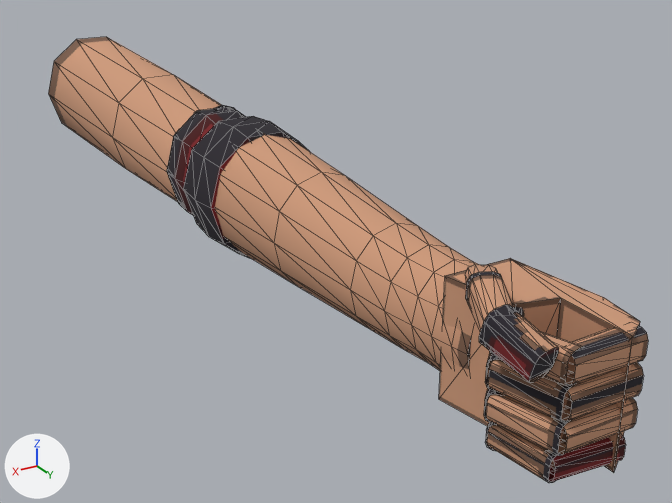
Before and after pictures for a commit that changed the glTF model templates/models/arms/arm_bare_L.glb.
The view is the same before and after, from a camera (50 mm lens) standing at (0.27, 0.316, 0.218) and looking at (-0.045, -0.209, -0.045). Arrows for +X, +Y and +Z are at lower left; the lights stay in place. The picture after the commit comes second. Mesh edges are drawn as thin lines. Vertices at exactly the same position are counted once.

In view in the first picture: 'arm_bare_L mesh'.
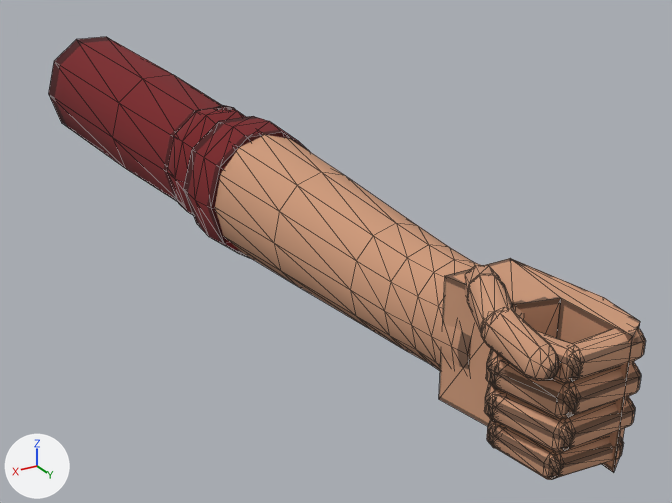
Location of each change, [x1, y1, x2, y2] in pixels of the pictures (672 x 503 px; the box of a moved part takes in the faces that stretch with it):
'arm_bare_L mesh', reshaped
    before: [48, 37, 648, 483]
    after: [48, 37, 646, 480]
part 1 of me_arm_bare_l, rebuilt (12% narrower, 8% shorter)
    before: [566, 326, 648, 384]
    after: [574, 328, 646, 381]
part 2 of me_arm_bare_l, rebuilt (8% narrower, 6% shorter)
    before: [488, 359, 579, 422]
    after: [492, 360, 576, 419]
part 3 of me_arm_bare_l, rebuilt (mostly hidden)
    before: [485, 423, 499, 451]
    after: [487, 420, 503, 448]
part 4 of me_arm_bare_l, rebuilt
    before: [558, 398, 638, 454]
    after: [566, 398, 635, 449]
part 5 of me_arm_bare_l, rebuilt (mostly hidden)
    before: [489, 307, 524, 357]
    after: [497, 307, 524, 355]
part 6 of me_arm_bare_l, rebuilt
    before: [487, 425, 557, 483]
    after: [491, 425, 560, 480]
part 7 of me_arm_bare_l, rebuilt
    before: [479, 305, 559, 382]
    after: [481, 307, 559, 381]
part 8 of me_arm_bare_l, rebuilt
    before: [548, 435, 626, 482]
    after: [555, 436, 624, 477]
part 9 of me_arm_bare_l, added
    after: [484, 383, 508, 422]
part 10 of me_arm_bare_l, added
    after: [465, 265, 500, 297]
part 11 of me_arm_bare_l, moved or reshaped
    before: [465, 265, 643, 456]
    after: [467, 274, 641, 453]
part 12 of me_arm_bare_l, surface changed
    both: [48, 37, 471, 359]

What the commit changed:
me_arm_bare_l is used by ob_arm_bare_l_mesh; location (0.0, 0.0, 0.0).
me_arm_bare_l had 750 vertices, 1150 faces and spanned x -0.055..0.048, y -0.6..0.088, z -0.049..0.049.
me_arm_bare_l now has 1030 vertices, 1960 faces and spans x -0.055..0.048, y -0.6..0.088, z -0.049..0.049.
me_arm_bare_l part 1: the loose piece of 24 vertices spanning x -0.02..0.02, y 0.074..0.088, z 0.018..0.033 is rebuilt with 40 vertices and now spans x -0.023..0.02, y 0.074..0.088, z 0.018..0.033.
me_arm_bare_l part 2: the loose piece of 24 vertices spanning x 0.01..0.032, y 0.046..0.085, z 0.0..0.017 is rebuilt with 40 vertices and now spans x 0.01..0.032, y 0.047..0.087, z 0.0..0.017.
me_arm_bare_l part 3: the loose piece of 24 vertices spanning x 0.001..0.029, y 0.03..0.056, z -0.032..-0.019 is rebuilt with 48 vertices and now spans x 0.0..0.028, y 0.03..0.055, z -0.032..-0.019.
me_arm_bare_l part 4: the loose piece of 24 vertices spanning x -0.02..0.02, y 0.074..0.088, z -0.016..-0.001 is rebuilt with 40 vertices and now spans x -0.023..0.02, y 0.074..0.088, z -0.016..-0.001.
me_arm_bare_l part 5: the loose piece of 24 vertices spanning x 0.003..0.032, y 0.028..0.058, z 0.018..0.033 is rebuilt with 48 vertices and now spans x 0.003..0.032, y 0.028..0.057, z 0.018..0.033.
me_arm_bare_l part 6: the loose piece of 24 vertices spanning x 0.011..0.029, y 0.046..0.082, z -0.032..-0.019 is rebuilt with 40 vertices and now spans x 0.012..0.028, y 0.046..0.083, z -0.032..-0.019.
me_arm_bare_l part 7: the loose piece of 24 vertices spanning x 0.025..0.044, y 0.052..0.085, z 0.022..0.046 is rebuilt with 48 vertices and now spans x 0.026..0.044, y 0.05..0.088, z 0.023..0.046.
me_arm_bare_l part 8: the loose piece of 24 vertices spanning x -0.018..0.021, y 0.072..0.087, z -0.032..-0.019 is rebuilt with 40 vertices and now spans x -0.02..0.021, y 0.072..0.087, z -0.032..-0.019.
me_arm_bare_l part 9: a new loose piece of 48 vertices spanning x 0.003..0.032, y 0.028..0.057, z -0.016..-0.001, in mat_retro (picture img_image_0).
me_arm_bare_l part 10: a new loose piece of 40 vertices spanning x -0.002..0.031, y 0.002..0.04, z 0.021..0.048, in mat_retro (picture img_image_0).
me_arm_bare_l part 11: 11 vertices moved from x 0.003..0.023, y 0.031..0.085, z -0.016..0.029 to x -0.023..0.032, y 0.053..0.085, z -0.012..0.029; 156 vertices removed from x -0.02..0.044, y 0.002..0.088, z -0.016..0.049; 196 vertices added at x -0.023..0.043, y 0.026..0.088, z -0.016..0.049.
me_arm_bare_l part 12: 524 kept faces spanning x -0.055..0.048, y -0.6..0.018, z -0.049..0.049 get new texture (UV) coordinates.
